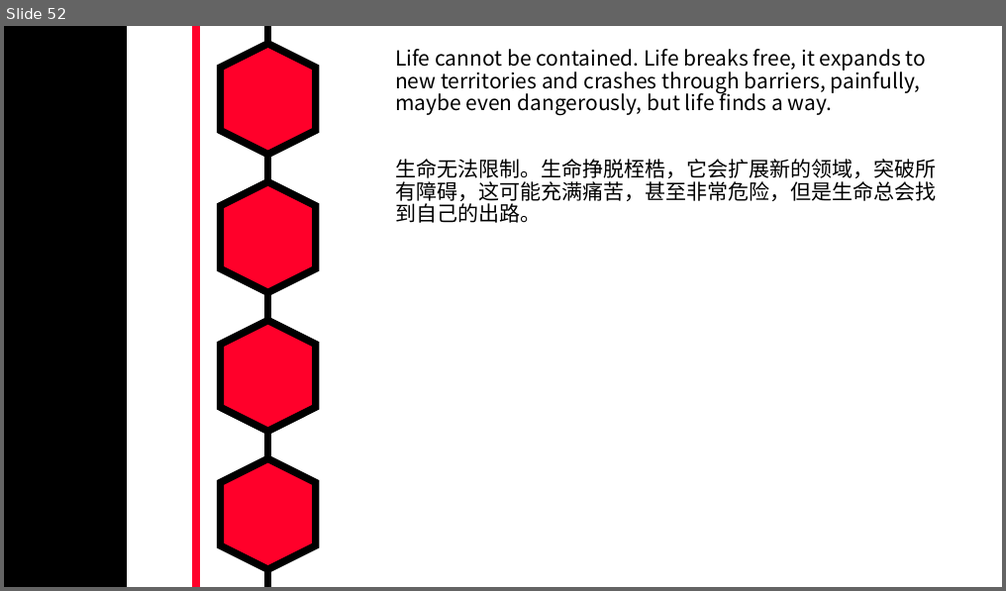
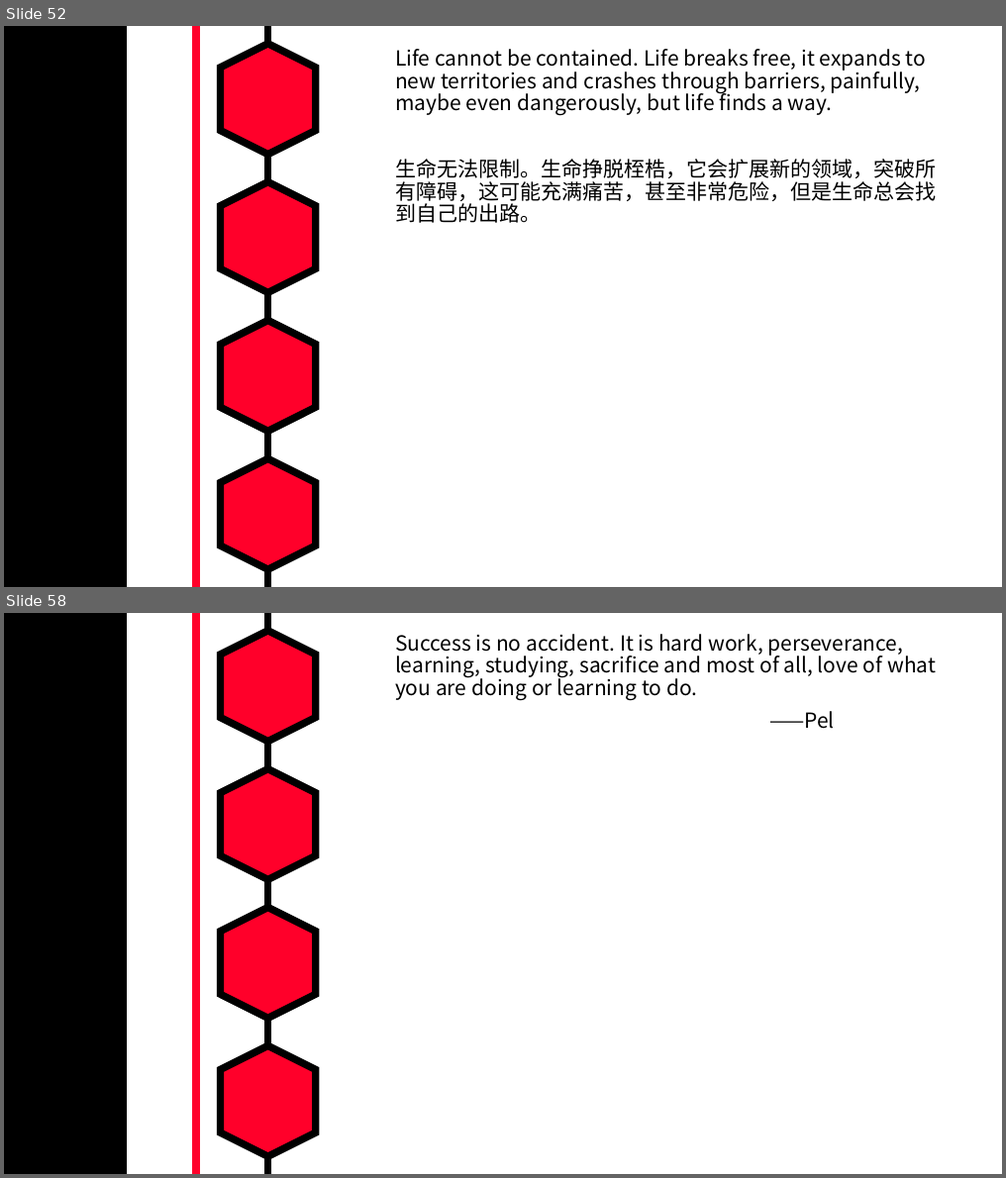
Before and after one commit to MarkShen1992/PPT-template, a slide deck: morning reading/iridescent english sentenses.pptx. Shown one above the other, each under a label of ours: slide 52 before the commit, slides 52 and 58 after it; the slides between them are not shown. The pictures are 1006x591 and 1006x1178 pixels, drawn with LibreOffice and Linux fonts; fonts in the diff are those of the drawing. Boxes give left, top, right and bottom in pixels: in the first picture for what was removed or moved away, otherwise in the second. Text is boxed around its words. In the diff, an @@ line names an element or a change of style, - is before the commit and + after.

```diff
--- a/morning reading/iridescent english sentenses.pptx
+++ b/morning reading/iridescent english sentenses.pptx
@@ slide 58 added at [4, 613, 1002, 1174], background #FFFFFF; not listed: 7 template elements that a slide beside it also shows @@
@@ text added at [395, 634, 936, 729], 20 pt, text #000000 @@
+Success is no accident. It is hard work, perseverance, learning, studying, sacrifice and most of all, love of what you are doing or learning to do.
+——Pel
```
Also in this commit, not shown: 7 other slides added.
